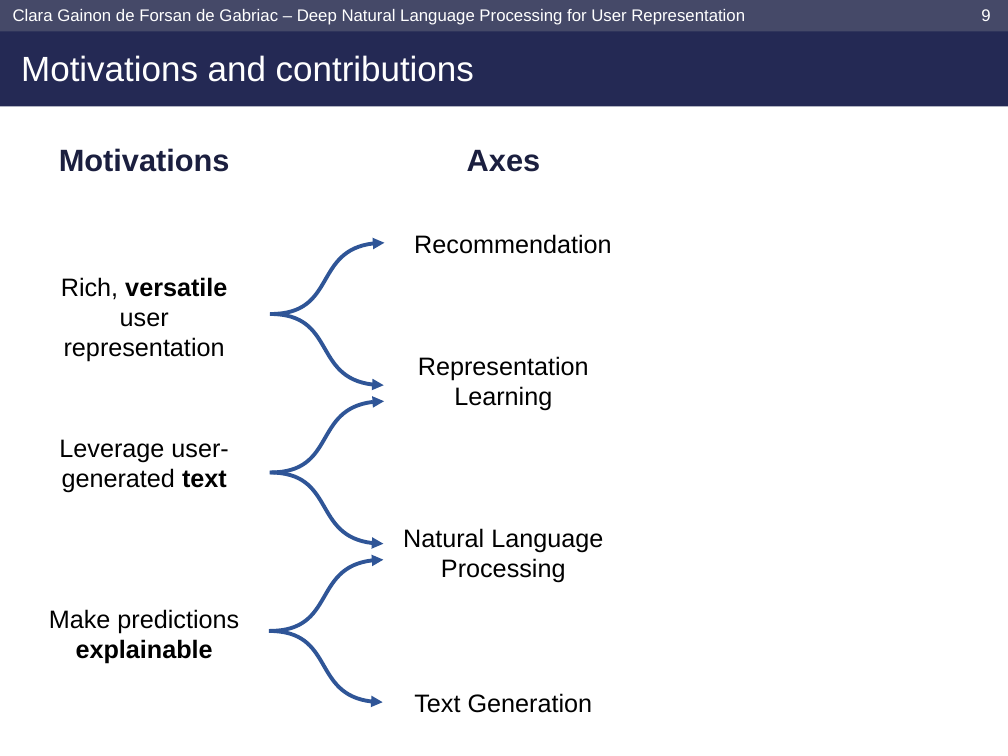
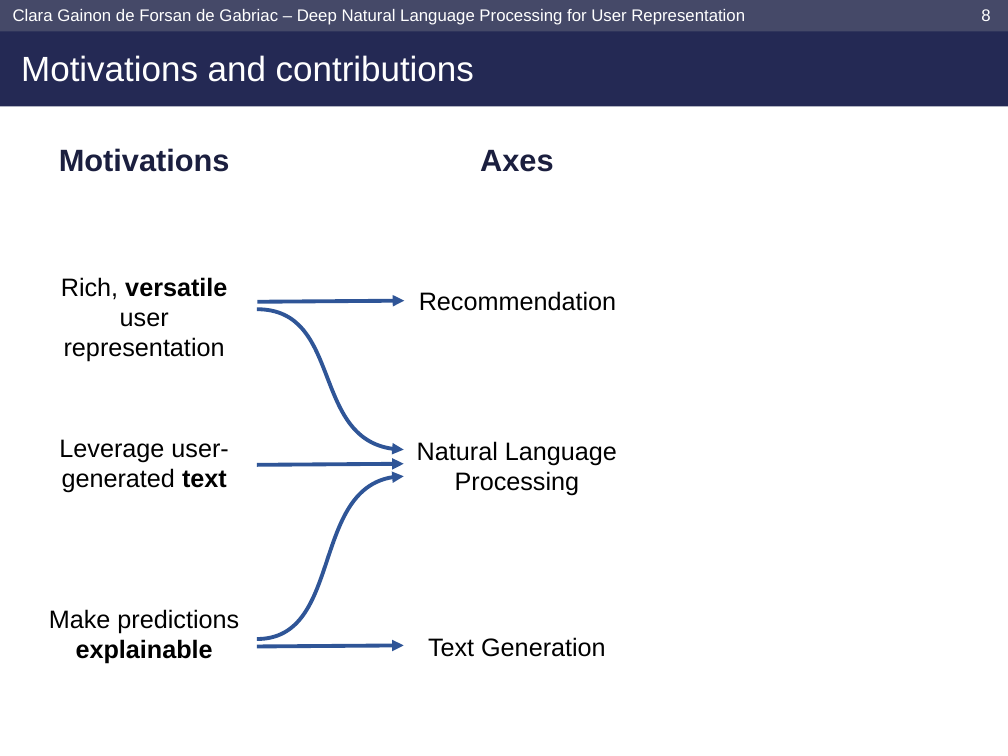
Before and after one commit to clara-gdef/defense, a slide deck: slide 9 of defense.pptx (slide 10 before the commit). Drawn at 1008x756 pixels with LibreOffice and Linux fonts; fonts in the diff are those of the drawing; background and template pictures are left out. Boxes give left, top, right and bottom in pixels: in the first picture for what was removed or moved away, otherwise in the second. Text is boxed around its words. In the diff, an @@ line names an element or a change of style, - is before the commit and + after.

Commit message:
wip

```diff
--- a/defense.pptx
+++ b/defense.pptx
@@ page number at <box>981,9,990,21</box>: text changed @@
-9
+8
@@ text "Axes": place and size @@
-text "Axes" at <box>467,149,540,172</box>
+text "Axes" at <box>480,149,553,172</box>
@@ freeform shape removed at <box>271,243,385,314</box> @@
@@ text "Recommendation": place and size @@
-text "Recommendation" at <box>414,234,611,254</box>
+text "Recommendation" at <box>419,291,616,311</box>
@@ freeform shape: place and size @@
-freeform shape at <box>270,314,384,386</box>
+freeform shape at <box>257,309,404,450</box>
@@ arrow added from (257, 301) to (404, 300), #2F5597 2.75 pt @@
@@ text removed at <box>418,356,589,410</box> @@
-Representation Learning
@@ freeform shape removed at <box>270,401,384,473</box> @@
@@ text "Natural Language Processing": place and size @@
-text "Natural Language Processing" at <box>403,528,603,583</box>
+text "Natural Language Processing" at <box>417,441,617,496</box>
@@ freeform shape: place and size @@
-freeform shape at <box>270,559,384,631</box>
+freeform shape at <box>257,477,404,639</box>
@@ arrow added from (257, 465) to (404, 464), #2F5597 2.75 pt @@
@@ freeform shape removed at <box>270,473,384,544</box> @@
@@ text "Text Generation": place and size @@
-text "Text Generation" at <box>414,693,593,713</box>
+text "Text Generation" at <box>428,637,606,657</box>
@@ arrow added from (257, 646) to (404, 645), #2F5597 2.75 pt @@
@@ freeform shape removed at <box>269,631,383,703</box> @@
```
Also in this commit, not shown: 20 other slides changed, 9 slides added, 3 slides removed.
